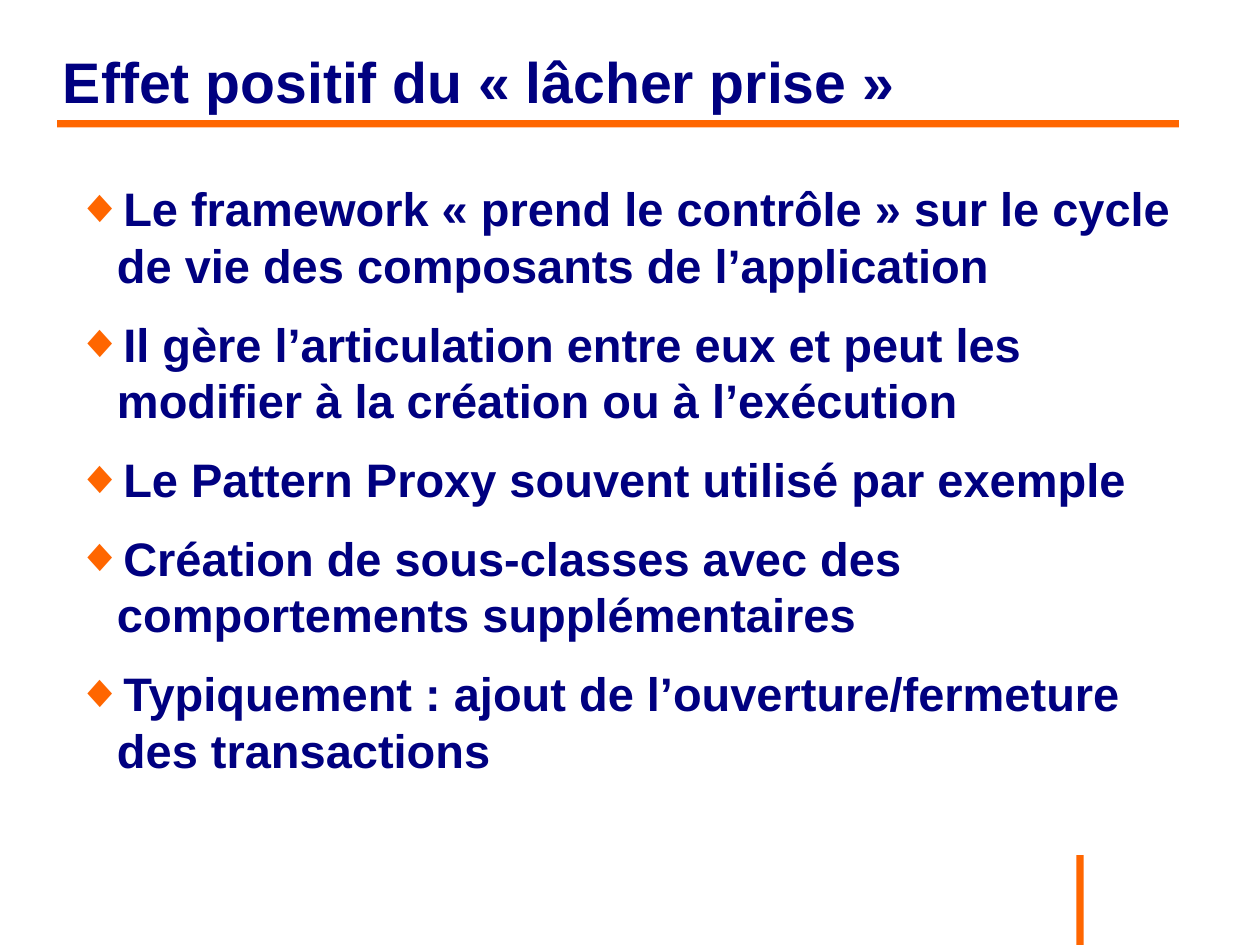
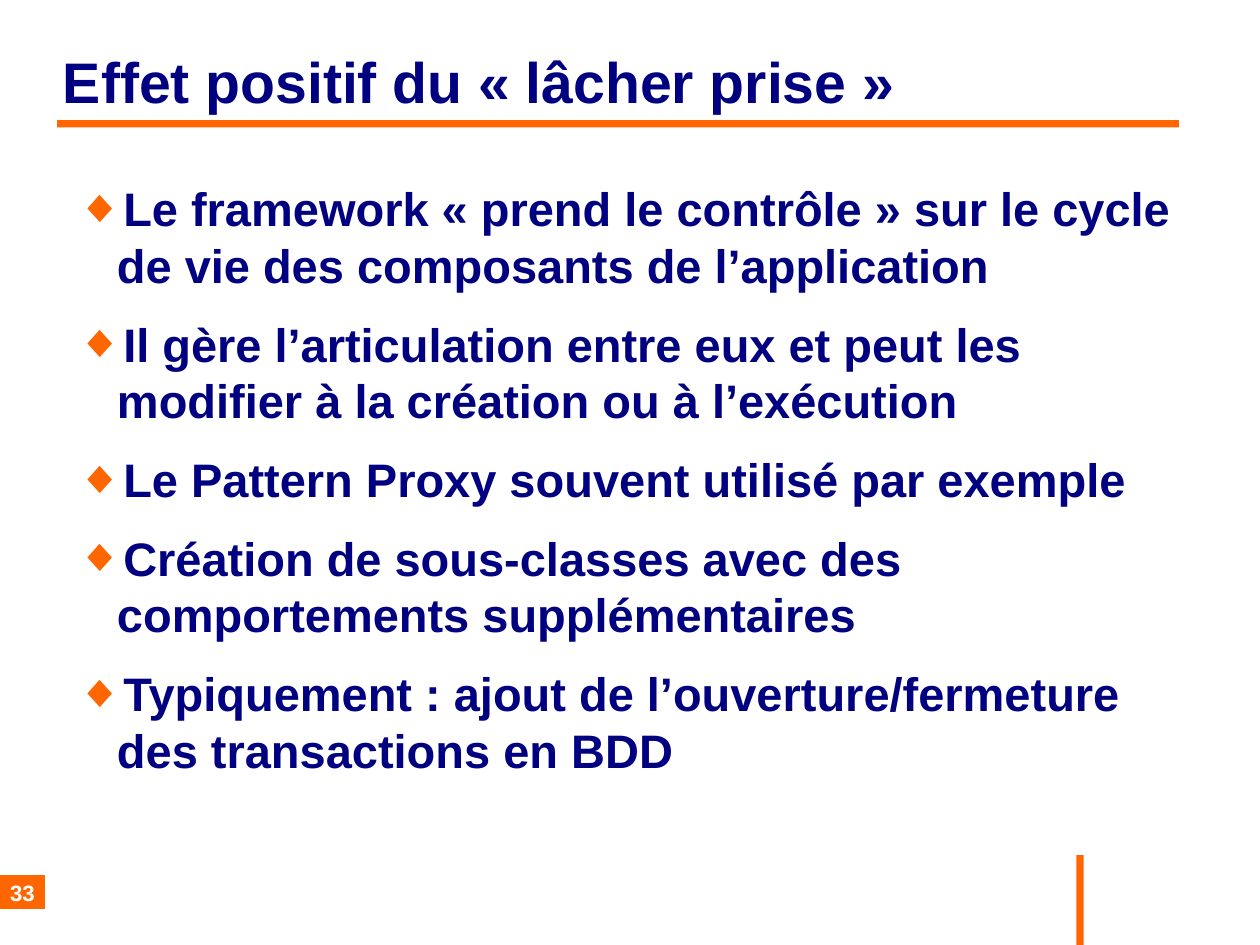
Before and after one commit to philphils/formation-spring, a slide deck: slide 33 of Documentation/diapo_formation_spring.odp. Drawn at 1260x945 pixels with LibreOffice and Linux fonts; fonts in the diff are those of the drawing; background and template pictures are left out. Boxes give left, top, right and bottom in pixels: in the first picture for what was removed or moved away, otherwise in the second. Text is boxed around its words. In the diff, an @@ line names an element or a change of style, - is before the commit and + after.

```diff
--- a/Documentation/diapo_formation_spring.odp
+++ b/Documentation/diapo_formation_spring.odp
@@ text at (117,677,1119,769): text changed @@
-◆ Typiquement : ajout de l’ouverture/fermeture des transactions
+◆ Typiquement : ajout de l’ouverture/fermeture des transactions en BDD
@@ page number added at (0,876,45,910), fill #FF6600, 14 pt, text #FFFFFF, bold @@
+33
```
Also in this commit, not shown: 135 other slides changed.
